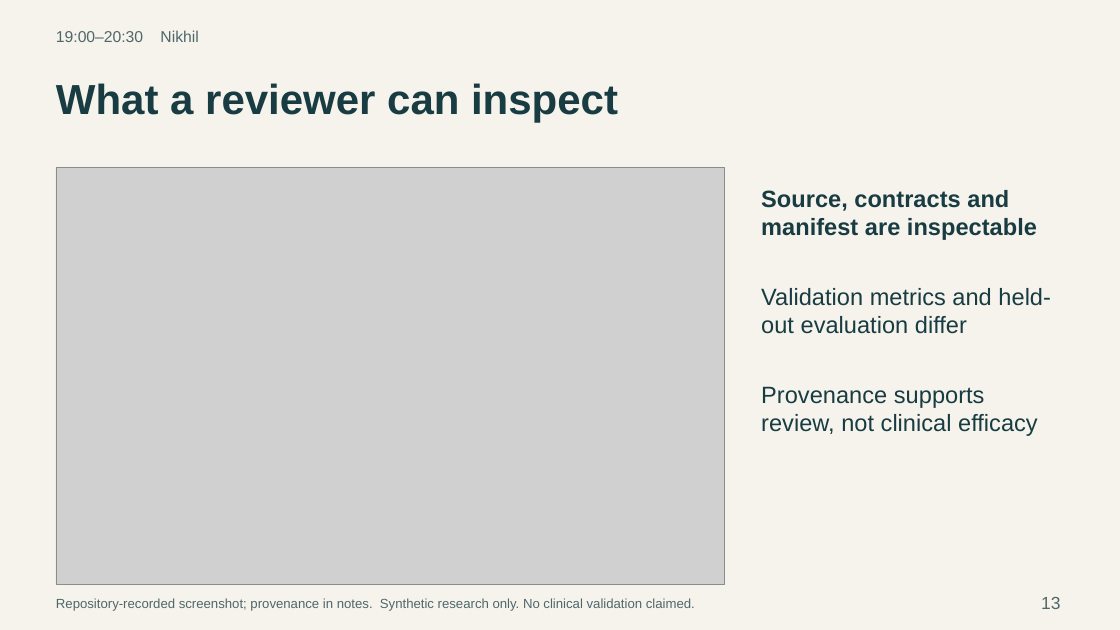
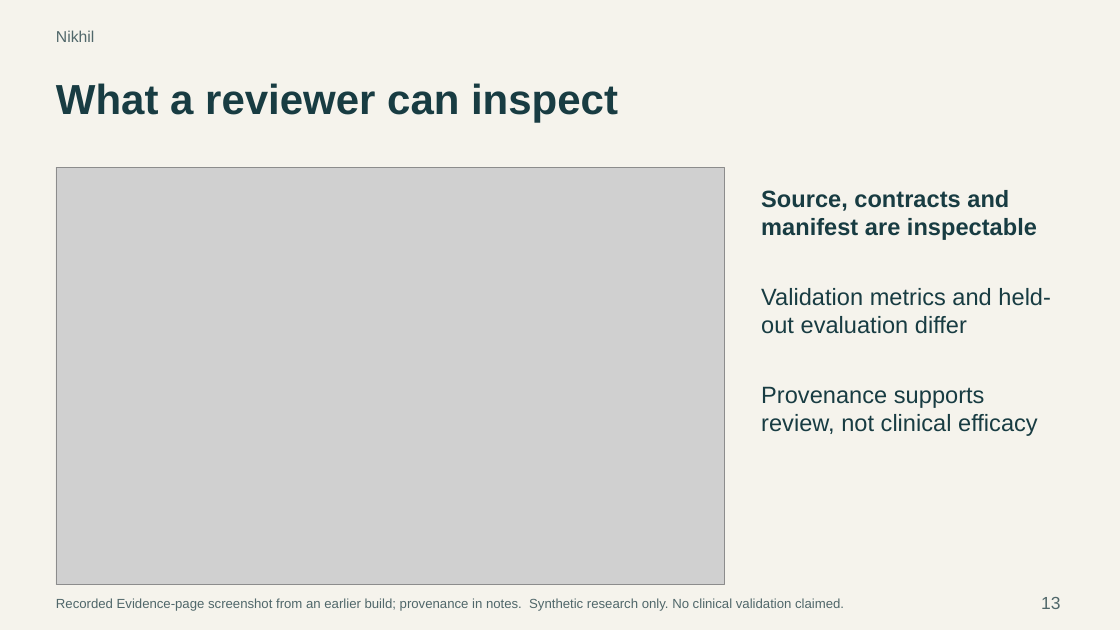
Before and after one commit to AkshayAlgoX/T2D-Glucose-Digital-Twin, a slide deck: slide 13 of docs/presentation/presentation.pptx. Drawn at 1120x630 pixels with LibreOffice and Linux fonts; fonts in the diff are those of the drawing; grey boxes stand for pictures. Boxes give left, top, right and bottom in pixels: in the first picture for what was removed or moved away, otherwise in the second. Text is boxed around its words. In the diff, an @@ line names an element or a change of style, - is before the commit and + after.

```diff
--- a/docs/presentation/presentation.pptx
+++ b/docs/presentation/presentation.pptx
@@ text at [56,30,94,42]: text changed @@
-19:00–20:30 Nikhil
+Nikhil
@@ text at [56,598,844,611]: text changed @@
-Repository-recorded screenshot; provenance in notes. Synthetic research only. No clinical validation claimed.
+Recorded Evidence-page screenshot from an earlier build; provenance in notes. Synthetic research only. No clinical validation claimed.
```
Also in this commit, not shown: 13 other slides changed, 5 other files.
